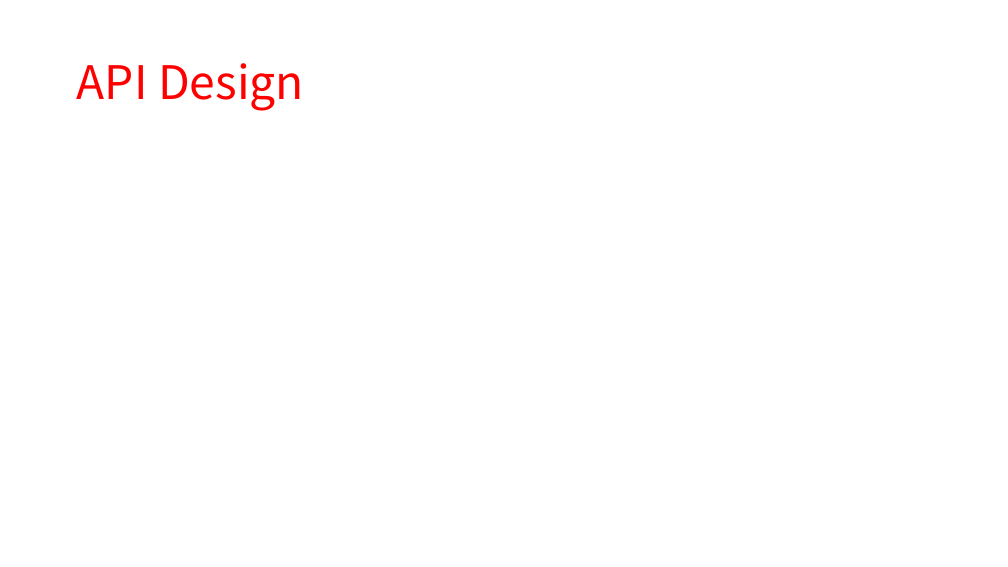
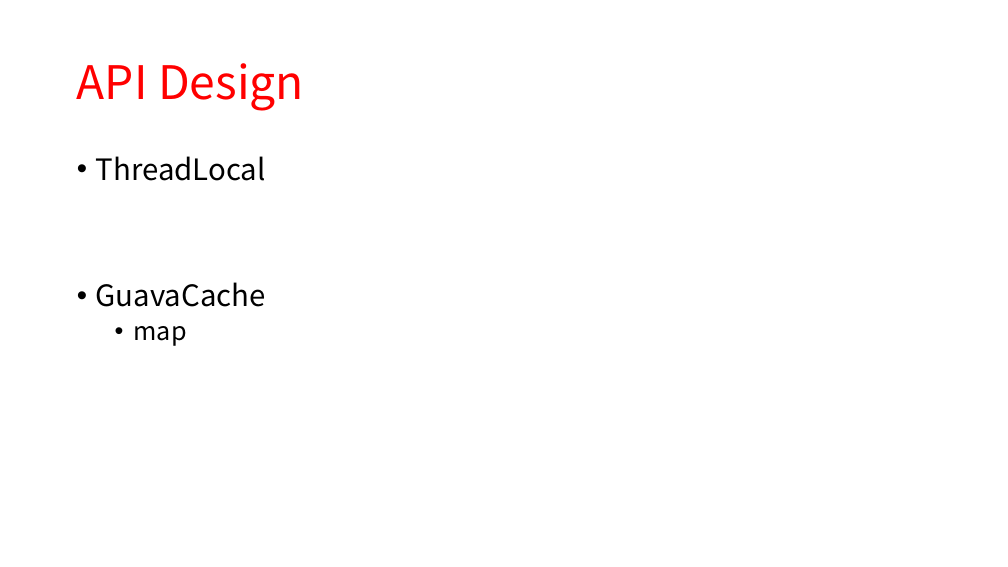
Before and after one commit to xiaozhiliaoo/my-slides, a slide deck: slide 26 of prepare/从crud, pattern, ooad到ddd-软件设计进阶之路.pptx (slide 23 before the commit). Drawn at 1008x567 pixels with LibreOffice and Linux fonts; fonts in the diff are those of the drawing. Boxes give left, top, right and bottom in pixels: in the first picture for what was removed or moved away, otherwise in the second. Text is boxed around its words. In the diff, an @@ line names an element or a change of style, - is before the commit and + after.

```diff
--- a/prepare/从crud, pattern, ooad到ddd-软件设计进阶之路.pptx
+++ b/prepare/从crud, pattern, ooad到ddd-软件设计进阶之路.pptx
@@ text added at [96,156,266,346], 28 pt, text #000000 @@
+• ThreadLocal
+• GuavaCache
+  • map
```
Also in this commit, not shown: 18 other slides changed, 5 slides added, 2 slides removed.
